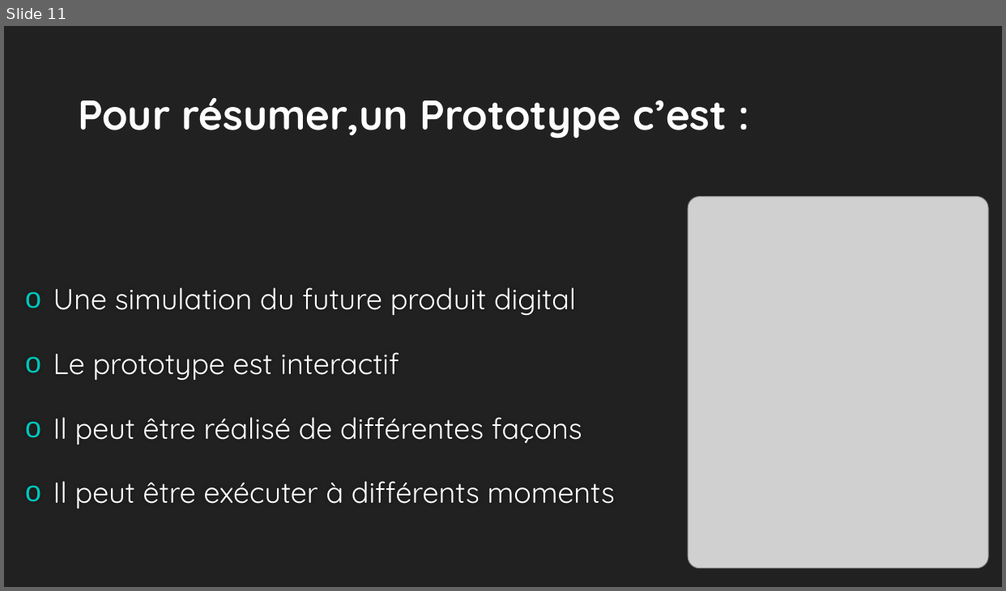
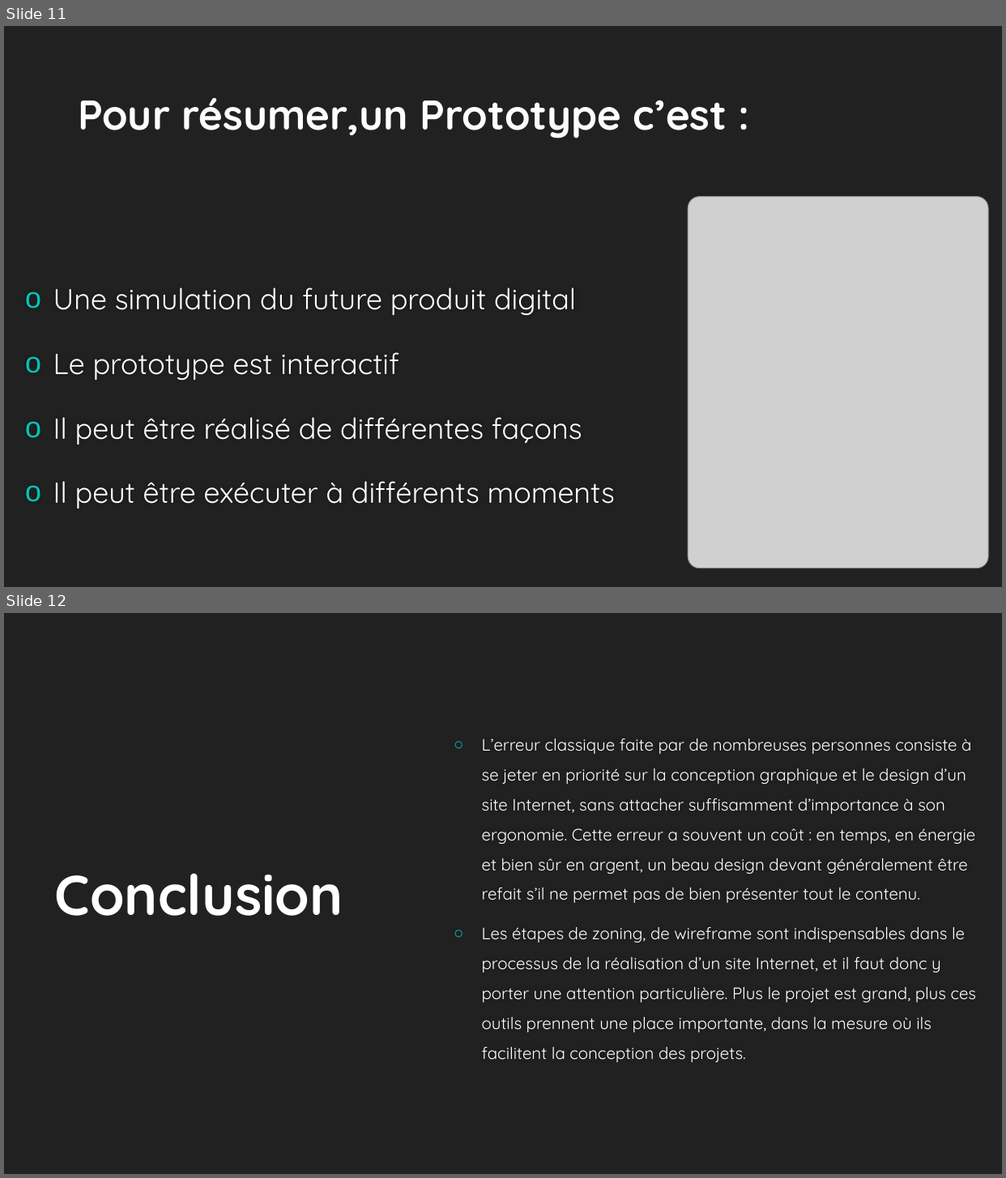
Before and after one commit to RachidOutahar/Maquettage, a slide deck: Maquettage d'un site vitrine.pptx. Shown one above the other, each under a label of ours: slide 11 before the commit, slides 11 and 12 after it. The pictures are 1006x591 and 1006x1178 pixels, drawn with LibreOffice and Linux fonts; fonts in the diff are those of the drawing; grey boxes stand for pictures; background and template pictures are left out. Boxes give left, top, right and bottom in pixels: in the first picture for what was removed or moved away, otherwise in the second. Text is boxed around its words. In the diff, an @@ line names an element or a change of style, - is before the commit and + after.

Commit message:
message2

```diff
--- a/Maquettage d'un site vitrine.pptx
+++ b/Maquettage d'un site vitrine.pptx
@@ slide 12 added at (4,613,1002,1174), background #212121 @@
@@ text added at (482,739,977,1063), 16 pt, text #FFFFFF @@
+○ L’erreur classique faite par de nombreuses personnes consiste à se jeter en priorité sur la conception graphique et le design d’un site Internet, sans attacher suffisamment d’importance à son ergonomie. Cette erreur a souvent un coût : en temps, en énergie et bien sûr en argent, un beau design devant généralement être refait s’il ne permet pas de bien présenter tout le contenu.
+○ Les étapes de zoning, de wireframe sont indispensables dans le processus de la réalisation d’un site Internet, et il faut donc y porter une attention particulière. Plus le projet est grand, plus ces outils prennent une place importante, dans la mesure où ils facilitent la conception des projets.
@@ text added at (55,873,343,916), 54 pt, text #FFFFFF, bold @@
+Conclusion
```
